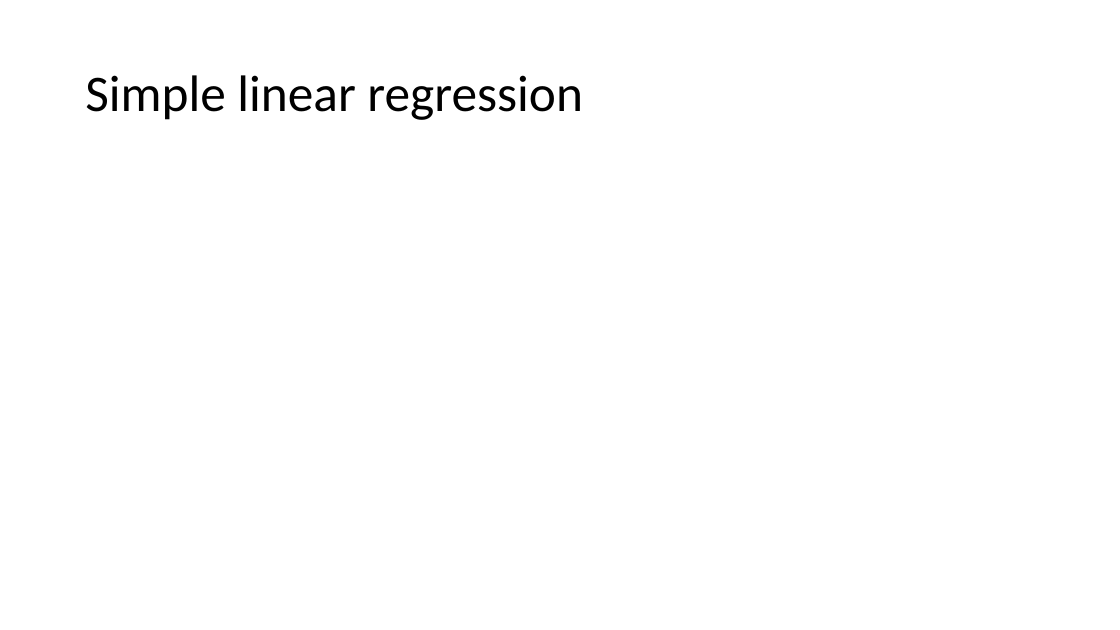
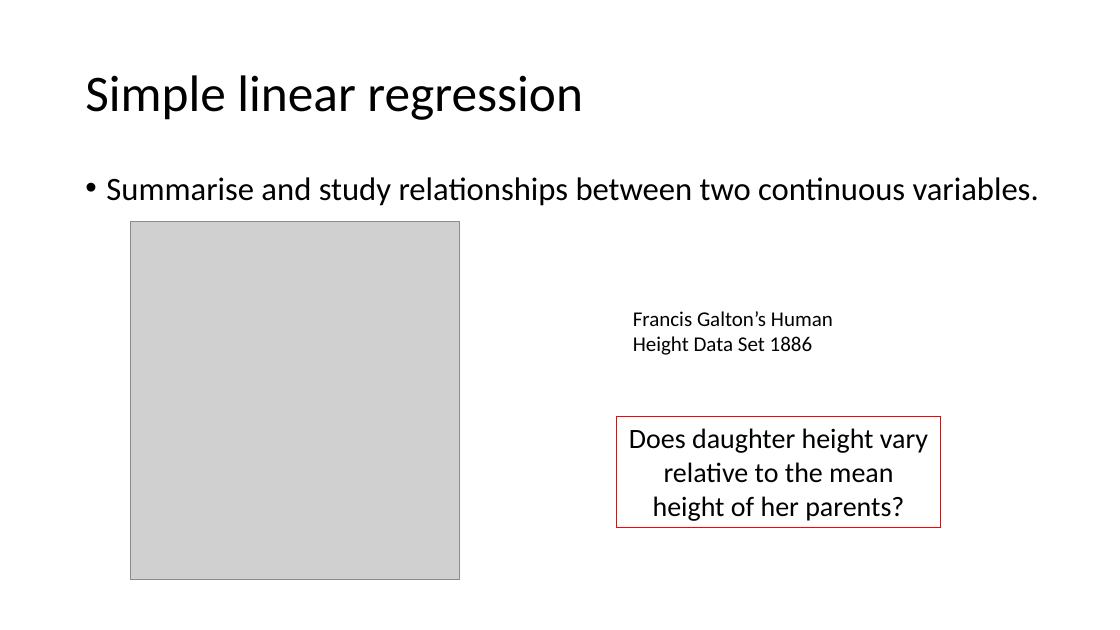
Before and after one commit to susjoh/Intro_to_Stats_in_R, a slide deck: slide 9 of docs/Using R as a Research Tool Pt 2.pptx. Drawn at 1120x630 pixels with LibreOffice and Linux fonts; fonts in the diff are those of the drawing; grey boxes stand for pictures. Boxes give left, top, right and bottom in pixels: in the first picture for what was removed or moved away, otherwise in the second. Text is boxed around its words. In the diff, an @@ line names an element or a change of style, - is before the commit and + after.

Commit message:
class commit

```diff
--- a/docs/Using R as a Research Tool Pt 2.pptx
+++ b/docs/Using R as a Research Tool Pt 2.pptx
@@ text added at [106, 177, 1039, 206], 28 pt, text #000000 @@
+• Summarise and study relationships between two continuous variables.
@@ picture added at [130, 222, 460, 580] @@
@@ text added at [633, 311, 833, 355], 18 pt, text #000000 @@
+Francis Galton’s Human Height Data Set 1886
@@ rectangle added at [617, 417, 942, 527], outline #FF0000 0.75 pt, 24 pt, text #000000 @@
+Does daughter height vary relative to the mean height of her parents?
```
